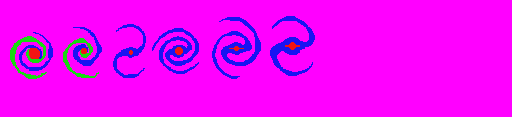
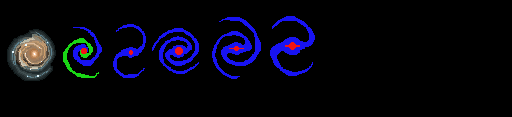
Comparing the layer stacks of the two 512x117 images. Changes:
added layer "Layer 13" above "Layer 15" over [12, 42, 48, 77]
added layer "Layer 16" above "Layer 12" over [15, 39, 49, 66]
added layer "Layer 12" above "Layer 10" over [7, 29, 56, 81]
added layer "Layer 10" (21%) above "Layer 9" over [14, 36, 50, 71]
added layer "Layer 9" (53%) above "Layer 8" over [15, 35, 49, 69]
added layer "Layer 8" above "Layer 7" over [12, 32, 52, 78]
added layer "Layer 7" (72%) above "Layer 6" over [20, 42, 46, 63]
added layer "Layer 6" above "Layer 11" over [9, 31, 54, 80]
added layer "Layer 11" above "Layer 5" over [9, 32, 53, 79]
added layer "Layer 5" above "Layer 2" over [10, 32, 53, 79]
added layer "Layer 2" above "Layer 4" over [10, 32, 53, 79]
added layer "Layer 4" above "Template" over [7, 29, 56, 81]
added layer "Layer 3" above "BG" over [0, 0, 512, 117]
